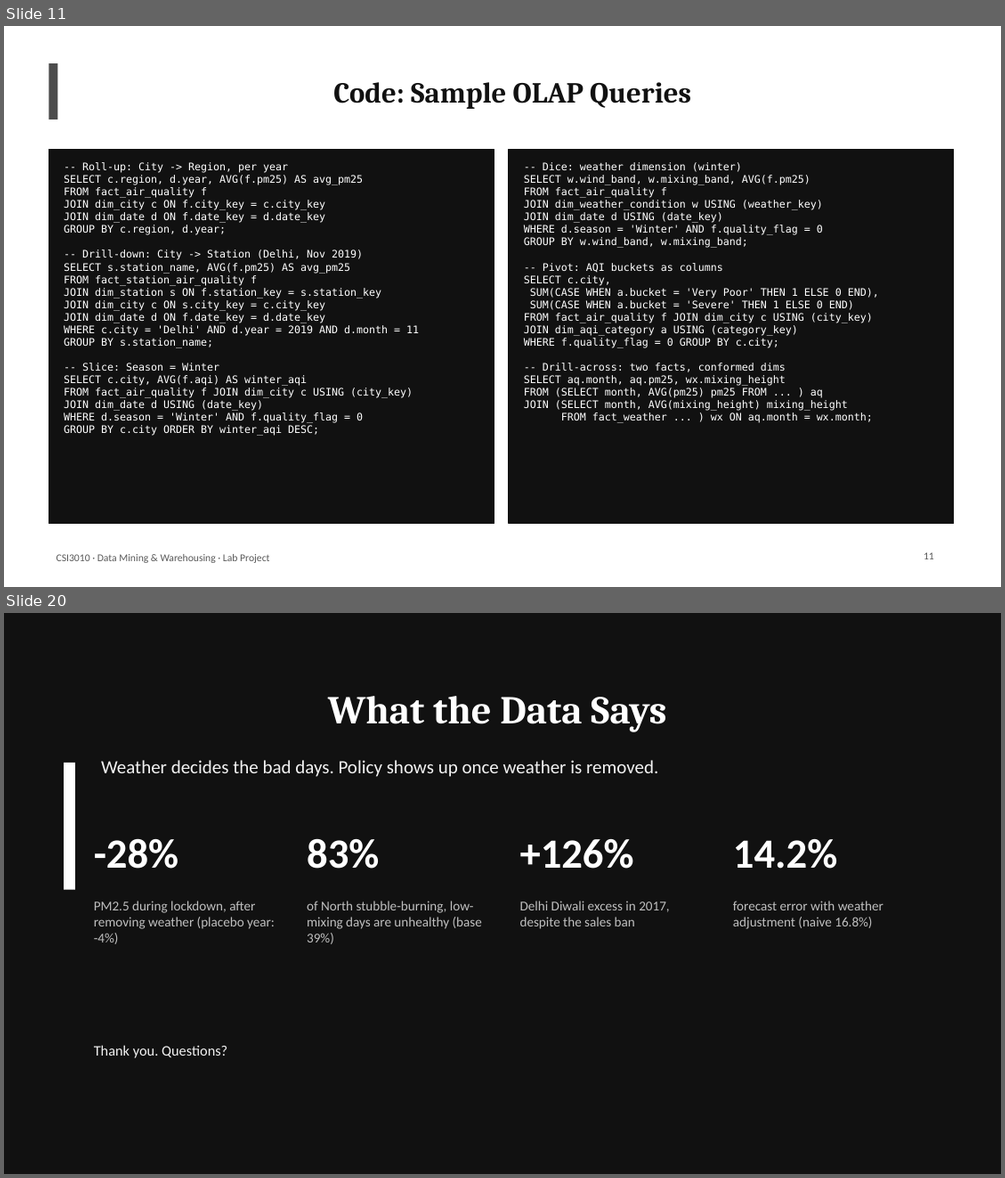
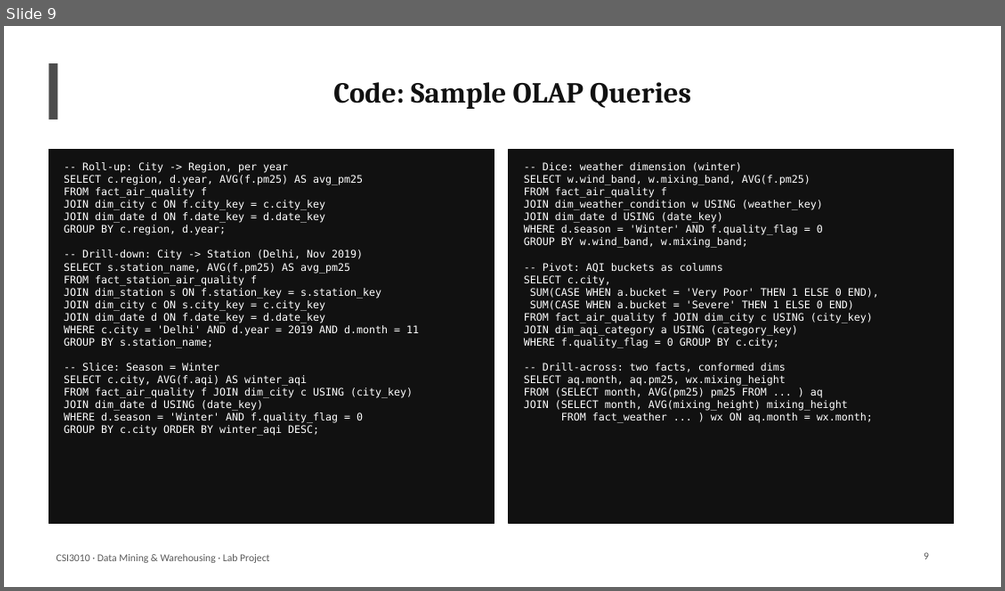
Before and after one commit to StutiArya2/breathing-cities-dwdm, a slide deck: docs/Breathing_Cities_DWDM.pptx. Shown one above the other, each under a label of ours: slides 11 and 20 before the commit, slide 9 after it; the slides between them are not shown. The pictures are 1005x1178 and 1005x591 pixels, drawn with LibreOffice and Linux fonts; fonts in the diff are those of the drawing. Boxes give left, top, right and bottom in pixels: in the first picture for what was removed or moved away, otherwise in the second. Text is boxed around its words. In the diff, an @@ line names an element or a change of style, - is before the commit and + after.

```diff
--- a/docs/Breathing_Cities_DWDM.pptx
+++ b/docs/Breathing_Cities_DWDM.pptx
@@ slide 20 removed at (4, 613, 1001, 1174), background #111111 @@
@@ title removed at (328, 696, 666, 732) @@
-What the Data Says
@@ rectangle removed at (64, 763, 75, 890) @@
@@ text removed at (101, 760, 658, 777) @@
-Weather decides the bad days. Policy shows up once weather is removed.
@@ text removed at (94, 838, 178, 868) @@
--28%
@@ text removed at (307, 838, 379, 868) @@
-83%
@@ text removed at (520, 839, 634, 868) @@
-+126%
@@ text removed at (733, 839, 837, 868) @@
-14.2%
@@ text removed at (94, 900, 275, 944) @@
-PM2.5 during lockdown, after removing weather (placebo year: -4%)
@@ text removed at (307, 900, 482, 944) @@
-of North stubble-burning, low-mixing days are unhealthy (base 39%)
@@ text removed at (520, 900, 669, 929) @@
-Delhi Diwali excess in 2017, despite the sales ban
@@ text removed at (733, 900, 883, 929) @@
-forecast error with weather adjustment (naive 16.8%)
@@ text removed at (94, 1045, 227, 1058) @@
-Thank you. Questions?
@@ what was slide 11 is now slide 9 @@
@@ page number at (923, 552, 929, 559): text changed @@
-11
+9
```
Also in this commit, not shown: 10 other slides removed.
